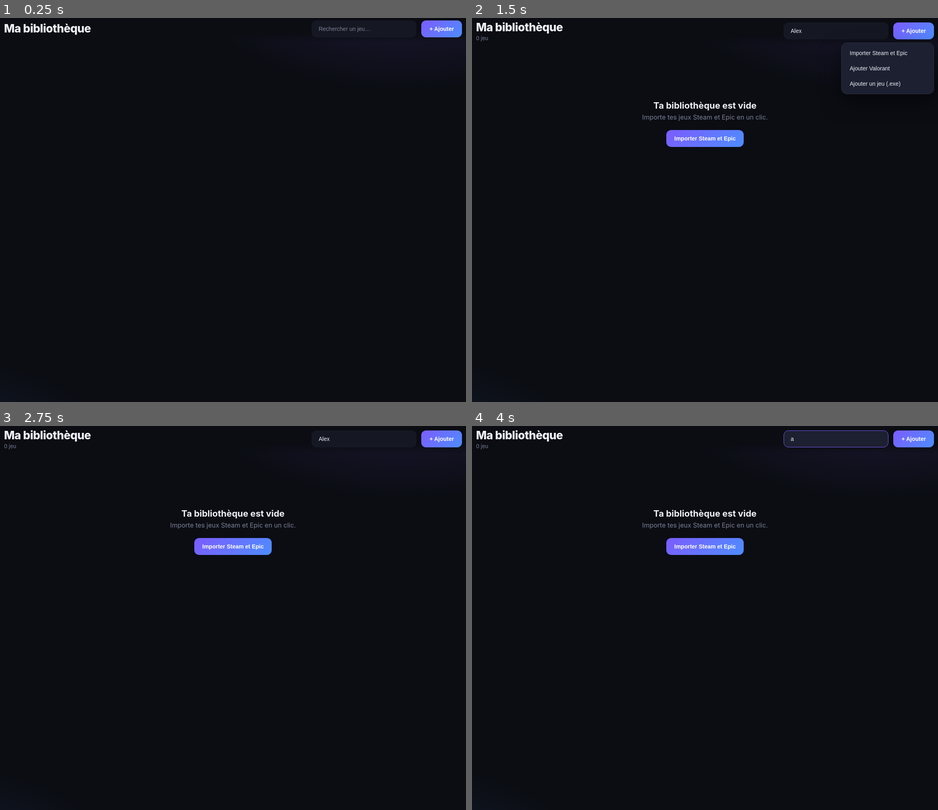
Above: before the commit, frames 1-4 (two rows, left to right).
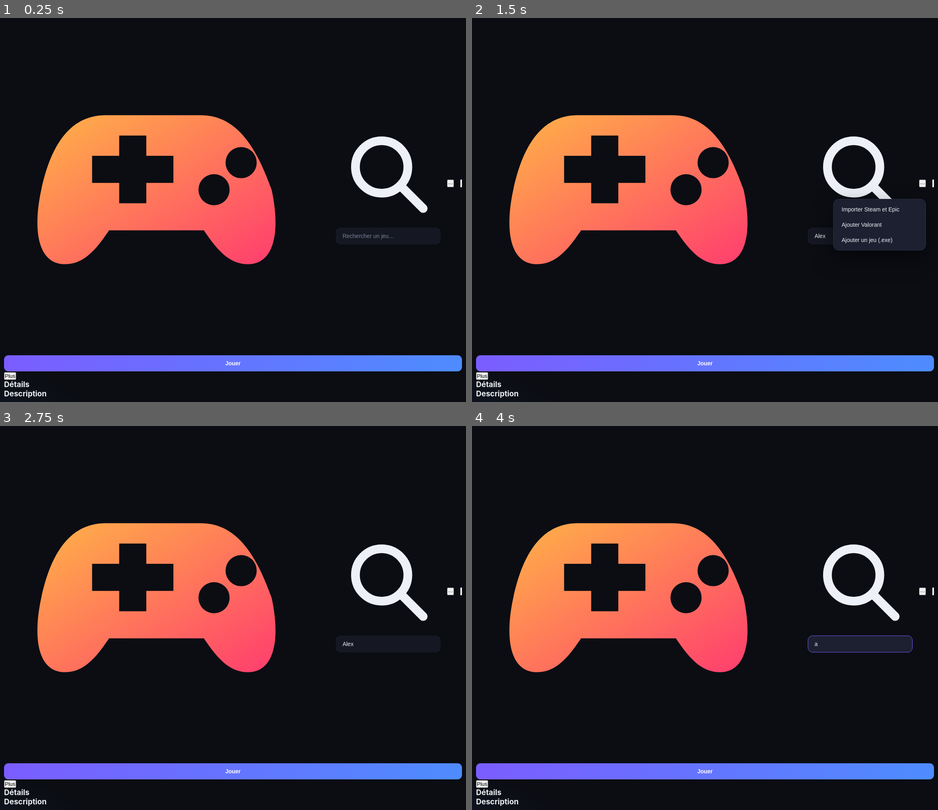
Above: after the commit, the same moments.

Repository: ShyZiio/Launcher-V3-game
Game: browser game, page index.html
Two runs of this game, one before a commit and one after it. Both use one fixed random seed, a clock stepped at 60 frames per second and the inputs below.
Inputs (mouse positions are in pixels of both pictures, inside the frame that each line leads up to; where the layout moved, square brackets give the same spot in the first picture):
- Up to frame 1 (0.25 s): no input
- Up to frame 2 (1.5 s): click (858, 236) [835, 29] at 0.27 s; type "Alex" at 0.27 s; click (705, 363) at 0.52 s, where only the run after the commit has a clickable "Jouer"; click (639, 213) [705, 94] at 1.07 s; tap Space at 1.1 s; click "+ Ajouter" (after the commit: "···") at 1.27 s
- Up to frame 3 (2.75 s): tap Space at 1.6, 2.1, 2.6 s; click (102, 556) [139, 479] at 1.67 s; click (233, 771) at 1.87 s, where only the run after the commit has a clickable "Jouer"; click (9, 783) at 2.02 s, where only the run after the commit has a clickable "Plus"; click (233, 541) [326, 472] at 2.27 s; click (461, 591) at 2.47 s, where only the run after the commit has a clickable "Filtrer par plateforme"
- Up to frame 4 (4 s): click (686, 656) [774, 518] at 2.87 s; click (858, 644) [835, 437] at 3.07 s; type "e" at 3.07 s; tap Space at 3.1, 3.6 s; tap Enter at 3.1, 3.7 s; click (555, 671) [588, 522] at 3.47 s; click (858, 644) [835, 437] at 3.67 s; type "a" at 3.67 s

The runs differ from the first frame. In frame 1, 19% of the frame differs, in the area x 0-100%, y 0-99%; in frame 2, 24%, in the area x 0-100%, y 1-99%; in frame 3, 19%; in frame 4, 21%.
Error in both runs: TypeError: Cannot read properties of undefined (reading 'getGames')

Commit message:
Update index.html

Diff:
--- a/index.html
+++ b/index.html
@@ -3,43 +3,104 @@
 <head>
   <meta charset="UTF-8">
   <meta http-equiv="Content-Security-Policy"
-        content="default-src 'self'; script-src 'self'; style-src 'self'; img-src 'self' data: https://cdn.cloudflare.steamstatic.com">
+        content="default-src 'self'; script-src 'self'; style-src 'self'; img-src 'self' data: file: https://cdn.cloudflare.steamstatic.com">
   <title>Mon Launcher</title>
   <link rel="stylesheet" href="style.css">
 </head>
 <body>
-  <header class="top">
-    <div class="brand">
-      <h1>Ma bibliothèque</h1>
-      <p id="count"></p>
-    </div>
-    <div class="tools">
-      <input id="search" type="text" placeholder="Rechercher un jeu…" autocomplete="off">
+  <div class="bg"><div id="bgImg" class="bg-img"></div></div>
+
+  <div class="app">
+    <header class="top">
+      <svg class="logo" viewBox="0 0 48 48" aria-hidden="true">
+        <defs>
+          <linearGradient id="lg" x1="0" y1="0" x2="1" y2="1">
+            <stop offset="0" stop-color="#ffb347"/>
+            <stop offset="1" stop-color="#ff3d6e"/>
+          </linearGradient>
+        </defs>
+        <path d="M13 12c-5 0-8 4-9.500 11-1.300 6-.5 11 3.500 11 2.700 0 4.500-2 6.500-5h14c2 3 3.800 5 6.500 5 4 0 4.800-5 3.500-11C35 16 32 12 27 12z"
+              transform="translate(2 2)" fill="url(#lg)"/>
+        <path d="M14 20h4v-3h4v3h4v4h-4v3h-4v-3h-4z" fill="#0b0d13" transform="translate(-1 0)"/>
+        <circle cx="35" cy="21" r="2.300" fill="#0b0d13"/>
+        <circle cx="31" cy="25" r="2.300" fill="#0b0d13"/>
+      </svg>
+
+      <div class="search">
+        <svg viewBox="0 0 24 24" aria-hidden="true"><circle cx="10.500" cy="10.500" r="6" fill="none" stroke="currentColor" stroke-width="2"/><path d="M15 15l5 5" stroke="currentColor" stroke-width="2" stroke-linecap="round"/></svg>
+        <input id="search" type="text" placeholder="Rechercher un jeu…" autocomplete="off">
+      </div>
+
       <div class="dropdown">
-        <button id="addBtn" class="btn primary">+ Ajouter</button>
+        <button id="addBtn" class="sq" title="Ajouter des jeux">···</button>
         <div id="menu" class="menu hidden">
           <button id="miImport">Importer Steam et Epic</button>
           <button id="miValorant">Ajouter Valorant</button>
           <button id="miExe">Ajouter un jeu (.exe)</button>
         </div>
       </div>
+
+      <div class="dropdown">
+        <button id="filterBtn" class="sq accent" title="Filtrer par plateforme">
+          <svg viewBox="0 0 24 24" aria-hidden="true"><path d="M3 4h18l-7 8.500V20l-4-2v-5.500z" fill="currentColor"/></svg>
+        </button>
+        <div id="filterMenu" class="menu hidden"></div>
+      </div>
+    </header>
+
+    <div class="layout">
+      <aside id="list" class="sidebar"></aside>
+
+      <main id="main" class="main">
+        <div class="hero-space"></div>
+
+        <section id="info" class="info">
+          <div class="title-block">
+            <img id="gLogo" class="g-logo hidden" alt="">
+            <h1 id="gTitle"></h1>
+          </div>
+
+          <div class="actions">
+            <button id="playBtn" class="play">Jouer</button>
+            <div class="dropdown">
+              <button id="moreBtn" class="more">Plus</button>
+              <div id="moreMenu" class="menu hidden">
+                <button id="miBg">Changer l'image de fond</button>
+                <button id="miIcon">Changer l'icône</button>
+                <button id="miReset">Réinitialiser les images</button>
+                <button id="miDelete" class="danger">Retirer de la bibliothèque</button>
+              </div>
+            </div>
+          </div>
+
+          <div class="cols">
+            <div>
+              <h3>Détails</h3>
+              <table id="details"></table>
+            </div>
+            <div>
+              <h3>Description</h3>
+              <p id="gDesc" class="desc"></p>
+            </div>
+          </div>
+        </section>
+
+        <section id="emptyState" class="empty hidden">
+          <h2>Ta bibliothèque est vide</h2>
+          <p>Importe tes jeux Steam et Epic en un clic.</p>
+          <button id="emptyImport" class="play">Importer Steam et Epic</button>
+        </section>
+      </main>
     </div>
-  </header>
-
-  <nav id="filters" class="filters"></nav>
-
-  <main>
-    <section id="grid" class="grid"></section>
-    <section id="empty" class="empty hidden"></section>
-  </main>
+  </div>
 
   <div id="modal" class="modal hidden">
     <div class="box">
       <h2>Nom du jeu</h2>
       <input id="nameInput" type="text" autocomplete="off">
       <div class="row">
-        <button id="nameCancel" class="btn ghost">Annuler</button>
-        <button id="nameOk" class="btn primary">Ajouter</button>
+        <button id="nameCancel" class="more">Annuler</button>
+        <button id="nameOk" class="play">Ajouter</button>
       </div>
     </div>
   </div>
